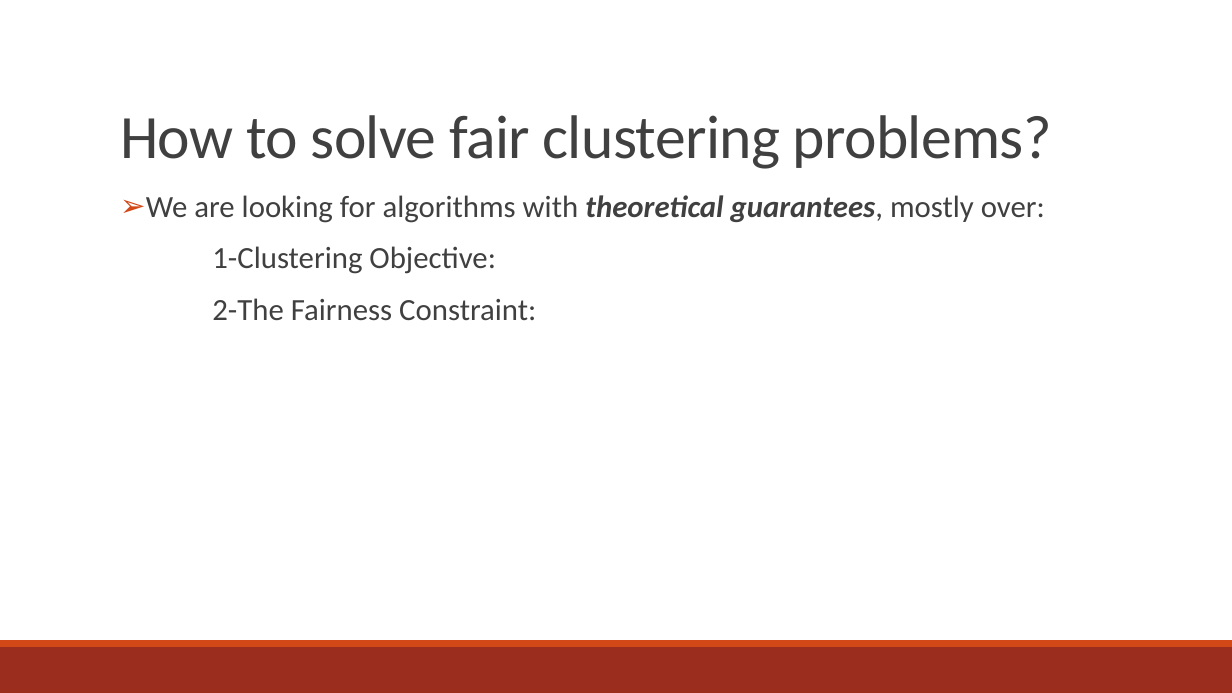
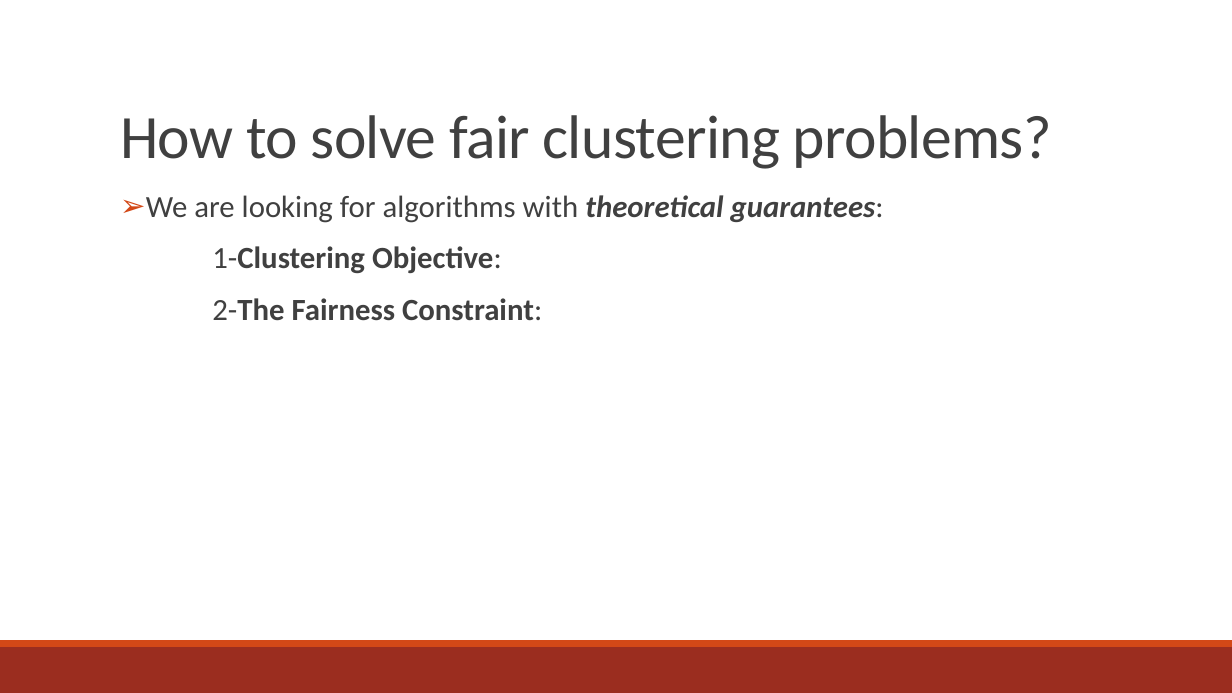
Before and after one commit to faircluster/faircluster.github.io, a slide deck: slide 2 of files/fair-clustering-tutorial-aaai22-slides4.pptx. Drawn at 1232x693 pixels with LibreOffice and Linux fonts; fonts in the diff are those of the drawing. Boxes give left, top, right and bottom in pixels: in the first picture for what was removed or moved away, otherwise in the second. Text is boxed around its words. In the diff, an @@ line names an element or a change of style, - is before the commit and + after.

```diff
--- a/files/fair-clustering-tutorial-aaai22-slides4.pptx
+++ b/files/fair-clustering-tutorial-aaai22-slides4.pptx
@@ text at bbox=[146, 195, 884, 223]: text changed @@
-➢ We are looking for algorithms with theoretical guarantees, mostly over:
+➢ We are looking for algorithms with theoretical guarantees:
@@ text at bbox=[212, 246, 542, 321]: bold on in "1-Clustering Objective:", "2-The Fairness Constraint:" @@
```
Also in this commit, not shown: 3 other slides changed, 4 slides added, 1 slide removed, 6 other files.
